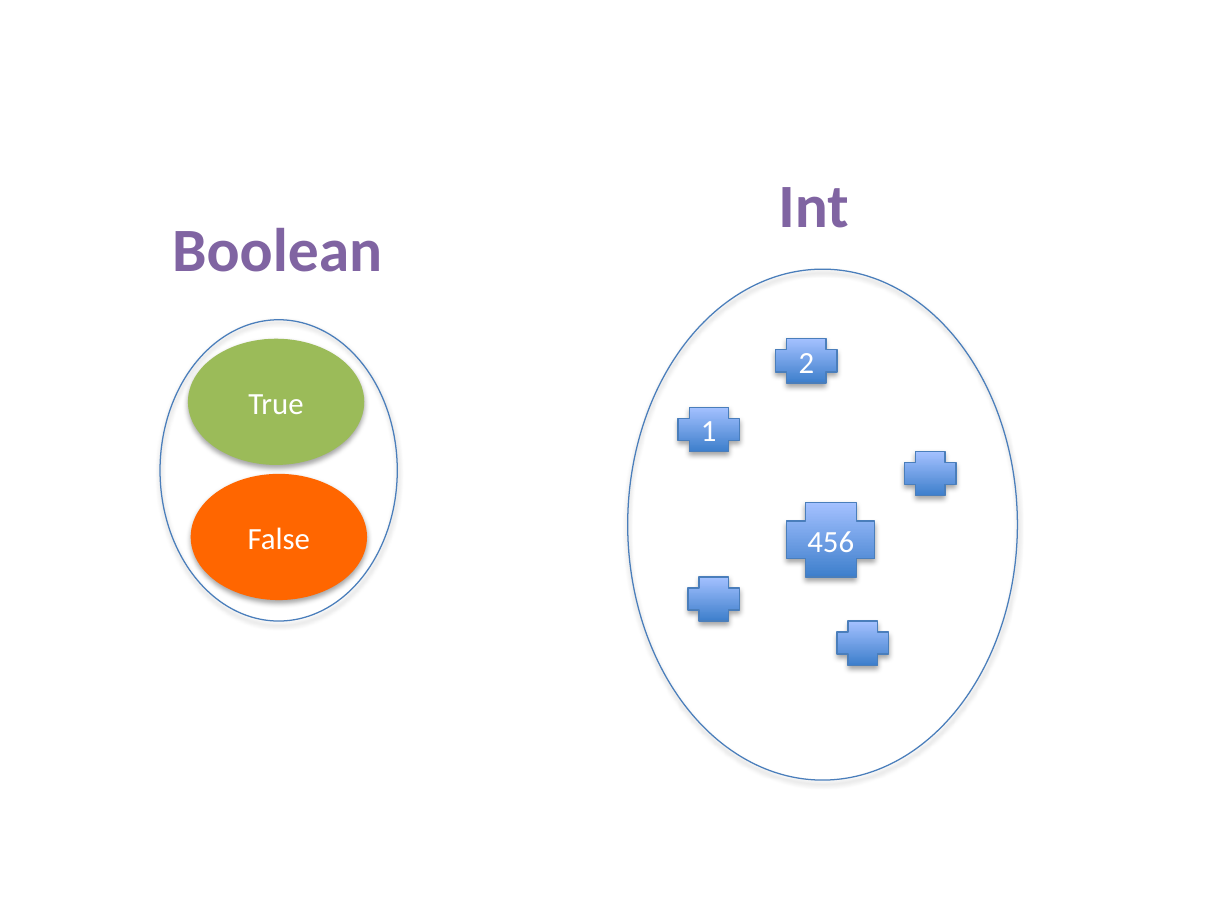
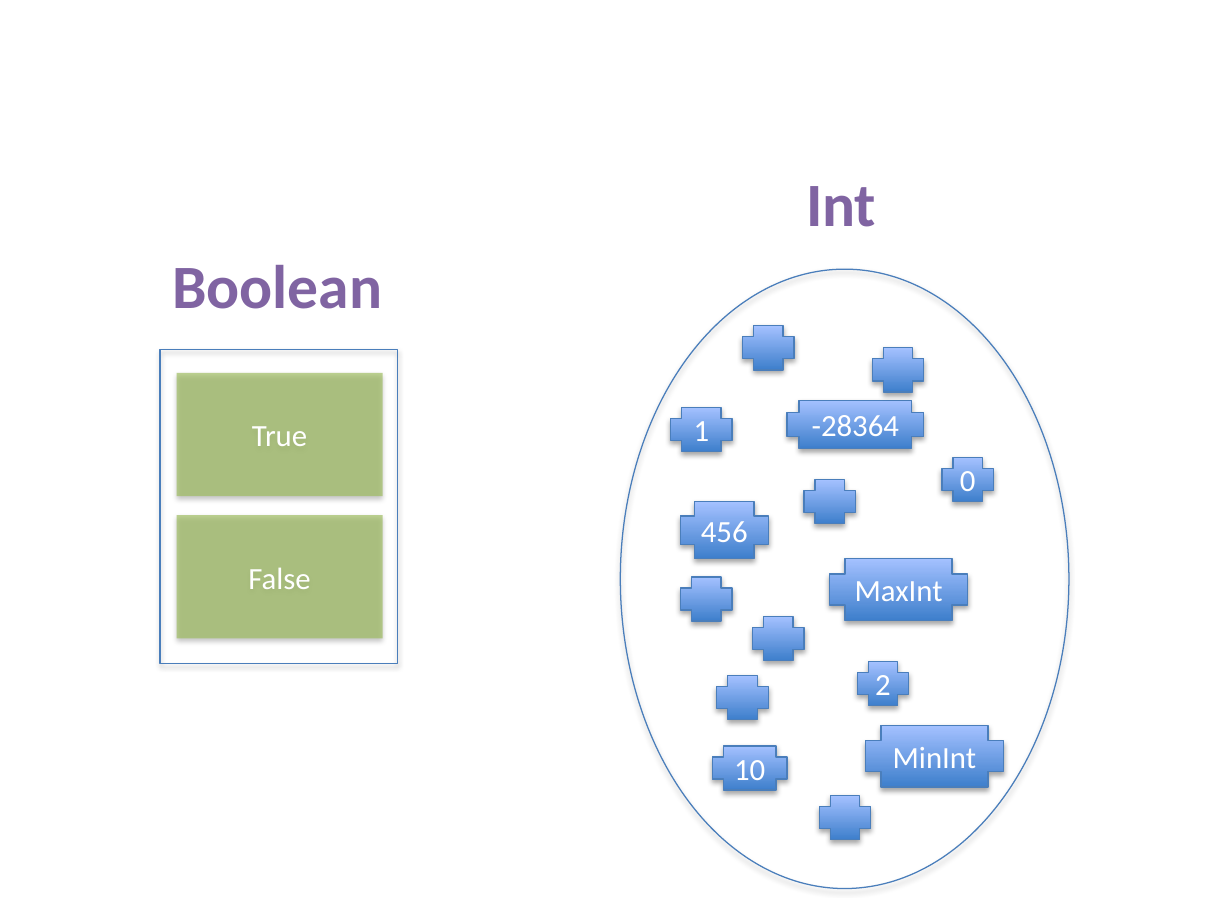
Before and after one commit to fp-tower/foundations, a slide deck: slide 1 of Diagrams.pptx. Drawn at 1232x924 pixels with LibreOffice and Linux fonts; fonts in the diff are those of the drawing. Boxes give left, top, right and bottom in pixels: in the first picture for what was removed or moved away, otherwise in the second. Text is boxed around its words. In the diff, an @@ line names an element or a change of style, - is before the commit and + after.

```diff
--- a/Diagrams.pptx
+++ b/Diagrams.pptx
@@ text "Int": place and size @@
-text "Int" at (778, 187, 848, 228)
+text "Int" at (806, 186, 876, 227)
@@ text "Boolean": place and size @@
-text "Boolean" at (172, 228, 382, 272)
+text "Boolean" at (172, 265, 382, 309)
@@ ellipse: place and size @@
-ellipse at (627, 270, 1016, 781)
+ellipse at (621, 270, 1069, 890)
@@ ellipse removed at (160, 320, 398, 622) @@
@@ plus added at (743, 325, 795, 370), fill gradient #3F80CE to #A4C4FF, outline #4B7EBC 0.75 pt @@
@@ rectangle added at (160, 350, 398, 664), outline #4B7EBC 0.75 pt @@
@@ plus added at (872, 347, 924, 392), fill gradient #3F80CE to #A4C4FF, outline #4B7EBC 0.75 pt @@
@@ rectangle "True": place and size @@
-rectangle "True" at (188, 339, 365, 464)
+rectangle "True" at (176, 373, 382, 496)
@@ rectangle "True" at (176, 373, 382, 496): ellipse to rectangle; fill #9BBB59 to #9BBB59 at 65% opacity @@
@@ plus "1": place and size @@
-plus "1" at (678, 408, 739, 452)
+plus "1" at (670, 408, 732, 452)
@@ plus added at (787, 400, 924, 448), fill gradient #3F80CE to #A4C4FF, outline #4B7EBC 0.75 pt, 18 pt, text #FFFFFF @@
+-28364
@@ plus: place and size @@
-plus at (904, 452, 956, 496)
+plus at (804, 479, 856, 524)
@@ plus added at (942, 457, 994, 501), fill gradient #3F80CE to #A4C4FF, outline #4B7EBC 0.75 pt, 18 pt, text #FFFFFF @@
+0
@@ plus "456": place and size @@
-plus "456" at (787, 503, 875, 577)
+plus "456" at (680, 501, 768, 558)
@@ rectangle "False": place and size @@
-rectangle "False" at (191, 474, 367, 600)
+rectangle "False" at (176, 515, 382, 638)
@@ rectangle "False" at (176, 515, 382, 638): ellipse to rectangle; fill #FF6600 to #9BBB59 at 65% opacity @@
@@ plus added at (829, 558, 967, 620), fill gradient #3F80CE to #A4C4FF, outline #4B7EBC 0.75 pt, 18 pt, text #FFFFFF @@
+MaxInt
@@ plus: place and size @@
-plus at (689, 577, 740, 621)
+plus at (681, 577, 733, 621)
@@ plus: place and size @@
-plus at (837, 621, 888, 665)
+plus at (753, 616, 804, 660)
@@ plus added at (717, 675, 769, 719), fill gradient #3F80CE to #A4C4FF, outline #4B7EBC 0.75 pt @@
@@ plus "2": place and size @@
-plus "2" at (776, 339, 838, 383)
+plus "2" at (857, 662, 909, 706)
@@ plus added at (712, 747, 787, 791), fill gradient #3F80CE to #A4C4FF, outline #4B7EBC 0.75 pt, 18 pt, text #FFFFFF @@
+10
@@ plus added at (866, 726, 1004, 787), fill gradient #3F80CE to #A4C4FF, outline #4B7EBC 0.75 pt, 18 pt, text #FFFFFF @@
+MinInt
@@ plus added at (819, 796, 871, 840), fill gradient #3F80CE to #A4C4FF, outline #4B7EBC 0.75 pt @@
```
Also in this commit, not shown: 3 other slides changed, 40 slides added, 1 slide removed, 8 other files.
